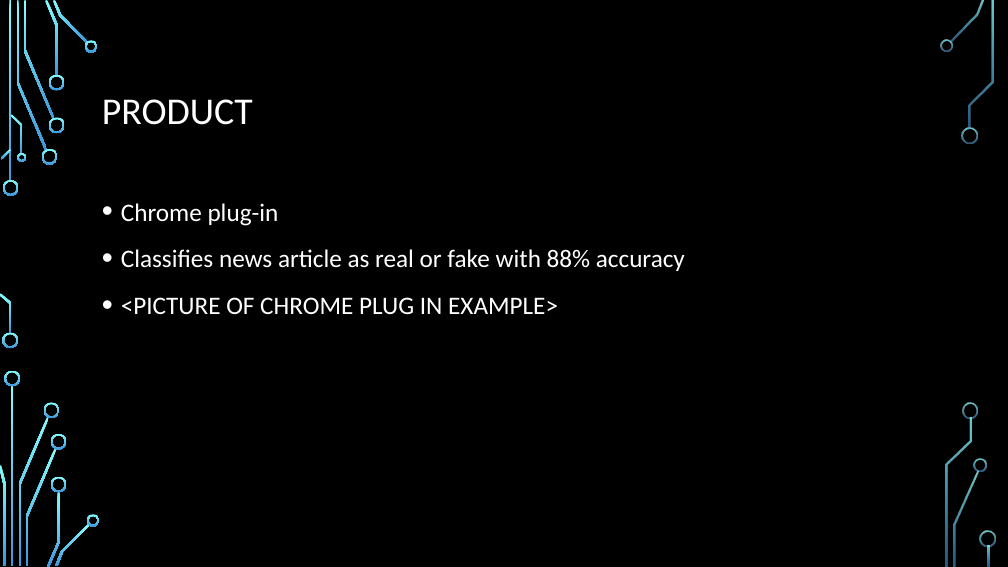
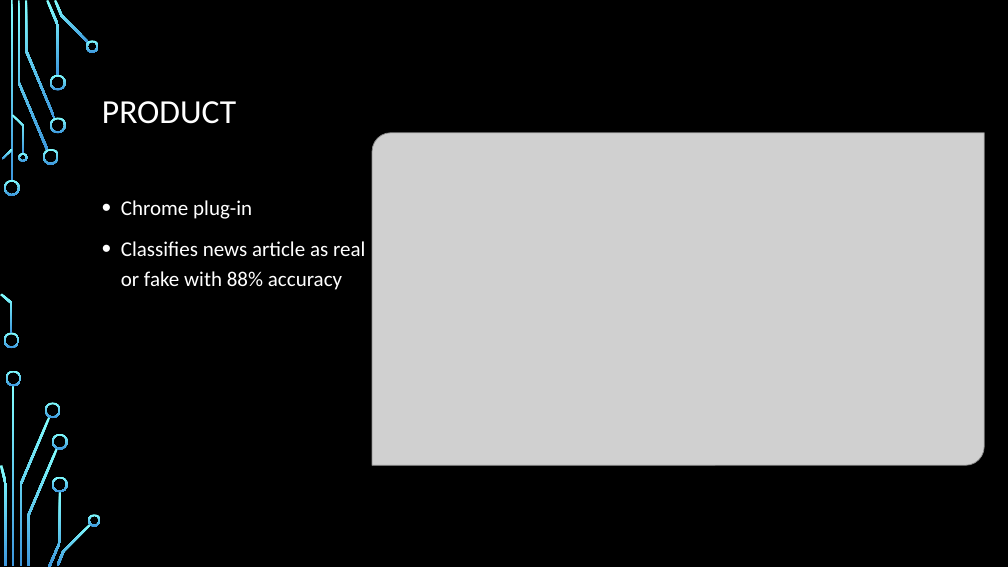
Before and after one commit to aviboppana/PennApps2018, a slide deck: slide 3 of PennApps presentation.pptx. Drawn at 1008x567 pixels with LibreOffice and Linux fonts; fonts in the diff are those of the drawing; grey boxes stand for pictures; background and template pictures are left out. Boxes give left, top, right and bottom in pixels: in the first picture for what was removed or moved away, otherwise in the second. Text is boxed around its words. In the diff, an @@ line names an element or a change of style, - is before the commit and + after.

```diff
--- a/PennApps presentation.pptx
+++ b/PennApps presentation.pptx
@@ rectangle added at box(0, 0, 1008, 567), fill #000000 @@
@@ title "PRODUCT" at box(102, 101, 236, 124): size 36 to 32 pt @@
@@ picture added at box(372, 133, 985, 466) @@
@@ text "Chrome plug-in" at box(121, 200, 365, 290): size 24 to 20 pt @@
@@ text at box(121, 297, 558, 315): paragraph removed @@
-• <PICTURE OF CHROME PLUG IN EXAMPLE>
@@ group added at box(2, 1, 68, 567): 16 freeform shapes, 1 rectangle @@
@@ group removed at box(2, 39, 996, 566): 16 freeform shapes @@
```
